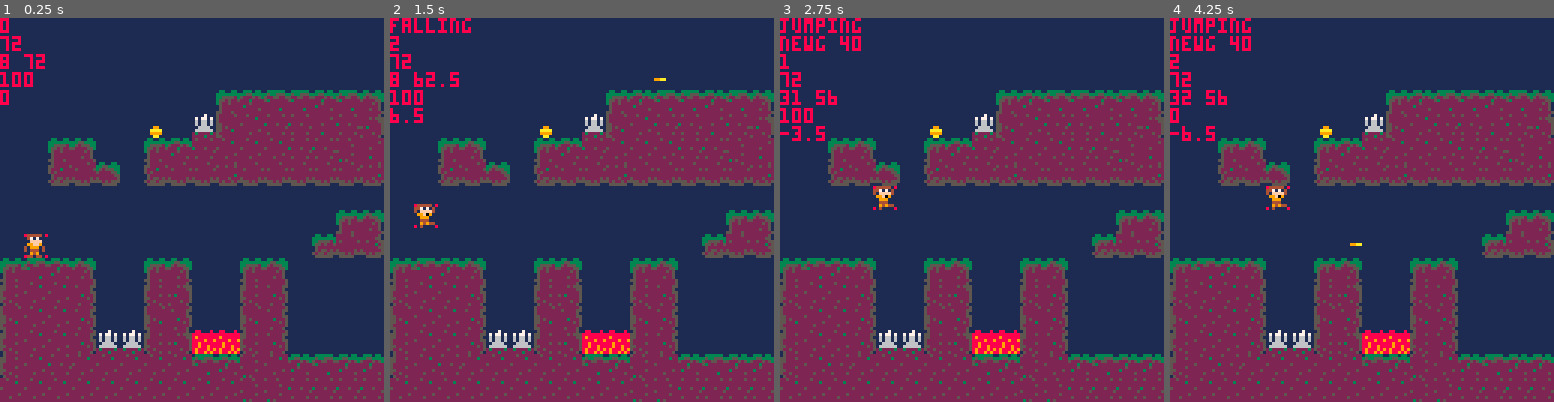
Above: before the commit, frames 1-4 (left to right).
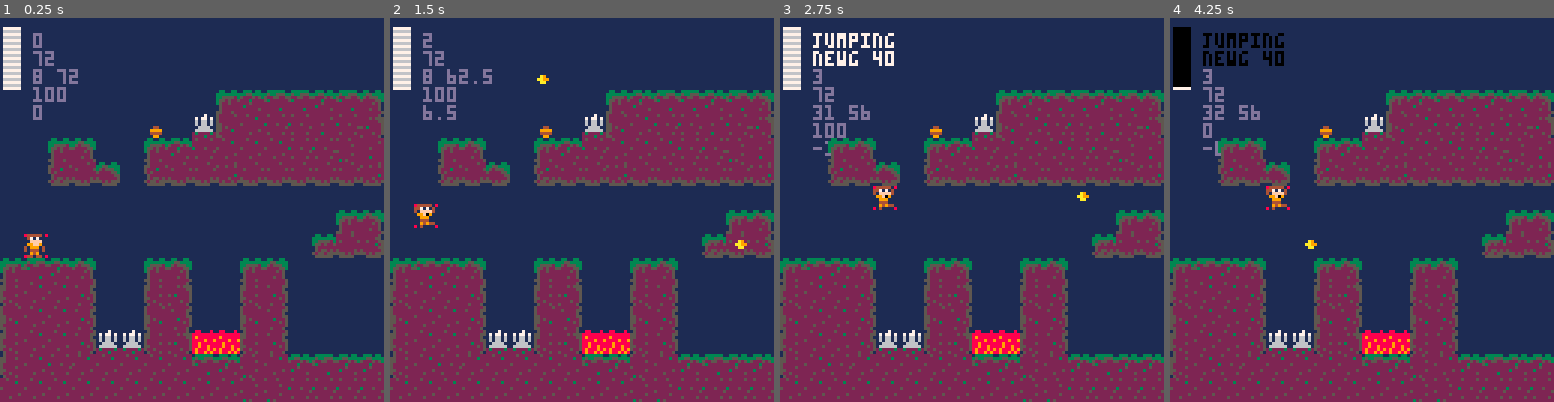
Above: after the commit, the same moments.

Repository: RicoP/picowiese
Game: PICO-8 cartridge mmm.p8
The game is run twice, just before and just after one commit, with the same random seed, the same clock (stepped at 60 frames per second) and the same inputs.
Inputs:
- Up to frame 1 (0.25 s): no input
- Up to frame 2 (1.5 s): tap X (X key) at 0.33, 1.07 s; tap O (Z key) at 0.7 s
- Up to frame 3 (2.75 s): hold Right 1.6-2.1 s; tap O (Z key) at 1.7, 2.1, 2.5 s; tap X (X key) at 1.85 s; hold Up 2.15-2.42 s; hold Right from 2.47 s (still down)
- Up to frame 4 (4.25 s): tap O (Z key) every 0.4 s from 2.9 to 4.1 s; tap X (X key) at 2.97, 4.08 s; release Right at 3.03 s; hold Left 3.08-3.58 s; hold Down 3.63-3.97 s; hold Right from 4.02 s (still down)

The runs differ from the first frame. In frame 1, 1.8% of the frame differs, in the area x 0-43%, y 0-32%; in frame 2, 2.7%; in frame 3, 3.5%, in the area x 0-81%, y 0-48%; in frame 4, 3.4%.

Commit message:
minor improvements

Diff:
--- a/mmm.p8
+++ b/mmm.p8
@@ -44,7 +44,7 @@
 g_frame = 0
 
 tile_melon = 32
-melon_speed = 6
+melon_speed = 3
 
 -->8
 -- native functions
@@ -64,10 +64,8 @@
 end
 
 function _init()
- print("init")
-
- for x = 0,127 do
-  for y = 0,31 do
+ for y = 0,63 do
+  for x = 0,127 do
    local t = mget(x,y)
    if t == p_state_stand then
     mset(x,y,0)
@@ -97,6 +95,7 @@
 
  camera()
  cls(1)
+ cursor(11,5)
  btn_update()
  p.state = p_state_stand
 
@@ -108,6 +107,7 @@
  if btnd(❎) then
   local melon = {x=p.x, y=p.y}
   melon.direction = p.direction
+  melon.player = true
   add(melons, melon)
   sfx(0)
  end
@@ -133,10 +133,11 @@
 
  for e in all(enemies) do
   if abs(e.x-p.x) <= 8 and abs(e.y-p.y) <= 8 then
-   hurt_hero(20)
-  end
- end
-
+   hurt_hero(9)
+  end
+ end
+
+ color(13)
  print(#melons)
  print(p.groundlevel)
  print(p.x .. " " .. p.y)
@@ -180,6 +181,10 @@
  pset(p.x+7, p.y+7, 8)
 
  camera()
+
+ --ui
+ draw_healthbar()
+
  for i = 1,15 do
   local g = calc_char_groundlevel(p.x,8*i,8)
   --line(0, g, 128, g, i)
@@ -228,7 +233,7 @@
 
  if p.jumpvel <= 0 then return end
 
- print("falling")
+ --print("falling")
 
  p.y += p.jumpvel
 
@@ -371,7 +376,15 @@
  spr(p_frame, p.x, p.y, 1, 1, p.direction == -1)
 end
 
-
+function draw_healthbar()
+ local h = 20
+ for y=0,h do
+  local c
+  if (h * (p.health / 100.0))<y then c=0 else c=6 end
+  if c == 6 and y % 2 == 0 then c = 7 end
+  line(1,h-y+3,6,h-y+3, c)
+ end
+end
 __gfx__
 00000000e44444eee44444eee44444eee44444ee0330033003330330033333300330033003300330033303300333333003300330000000000000000000000000
 00000000e47171ee4471714ee47171eee47171ee3333333333553333353355533355333333333333335533333533555333553333000000000000000000000000
@@ -385,15 +398,15 @@
 eeeeeeeee47171ee447171eee47171eee47171ee5222222222222322222222222522225500000000000000000000000000000000000000000000000000000000
 eeeeeeeeeeffffee4effffeeeeffffeeeeffffee5222222222222222222225222222225000000000000000000000000000000000000000000000000000000000
 eeeeeeeee99ff944e99f0944449ff944e49ff9445522222252222222222222222222225500000000000000000000000000000000000000000000000000000000
-eee99eee4e999eeeee999eee4ee99eeee4e99eee5525222222222222522222222223222500000000000000000000000000000000000000000000000000000000
-eeaaaaee4e444eeeee444eeeeee49eeeeee94eee5522232222222252222225222222252500000000000000000000000000000000000000000000000000000000
-ee9999eeee949eeeee94944ee4994eeeee4994ee5222222222252222222222222222222500000000000000000000000000000000000000000000000000000000
-eeeaaeeee44e44eeee4eeeeee44e44eeee44e44e5522222222222222232522222252225000000000000000000000000000000000000000000000000000000000
+eee44eee4e999eeeee999eee4ee99eeee4e99eee5525222222222222522222222223222500000000000000000000000000000000000000000000000000000000
+ee9999ee4e444eeeee444eeeeee49eeeeee94eee5522232222222252222225222222252500000000000000000000000000000000000000000000000000000000
+ee4444eeee949eeeee94944ee4994eeeee4994ee5222222222252222222222222222222500000000000000000000000000000000000000000000000000000000
+eee99eeee44e44eeee4eeeeee44e44eeee44e44e5522222222222222232522222252225000000000000000000000000000000000000000000000000000000000
 eeeeeeee00007000e44444ee00000000000000000522222225222252222222222222225000000000000000000000000000000000000000000000000000000000
 eeeeeeee07077070e47878ee00000000000000005522252222222222222222522225255500000000000000000000000000000000000000000000000000000000
-eeeeeeee06066060eeff0fee00000000000000005522222222222222222222222222225500000000000000000000000000000000000000000000000000000000
-ee99aaee06066060e99f09ee00000000000000005222222232225222222522222222222500000000000000000000000000000000000000000000000000000000
-eeeeeeee006666004e999e4e00000000000000005222252222222225222222225232222500000000000000000000000000000000000000000000000000000000
+eeea9eee06066060eeff0fee00000000000000005522222222222222222222222222225500000000000000000000000000000000000000000000000000000000
+eeaa99ee06066060e99f09ee00000000000000005222222232225222222522222222222500000000000000000000000000000000000000000000000000000000
+eeeaaeee006666004e999e4e00000000000000005222252222222225222222225232222500000000000000000000000000000000000000000000000000000000
 eeeeeeee066666604e444e4e00000000000000005522222222222222222222222222222500000000000000000000000000000000000000000000000000000000
 eeeeeeee23222232ee949eee00000000000000005225222225222252222322222222522500000000000000000000000000000000000000000000000000000000
 eeeeeeee22223222e44e44ee00000000000000000522252222222222222222225222225000000000000000000000000000000000000000000000000000000000
@@ -462,8 +475,8 @@
 0507060800000508000005080000000000000000000000000000000000000000000000000000000000000000000000000000000000000000000000000000000000000000000000000000000000000000000000000000000000000000000000000000000000000000000000000000000000000000000000000000000000000000
 2516161800002528000025180000000000000000000000000000000000000000000000000000000000000000000000000000000000000000000000000000000000000000000000000000000000000000000000000000000000000000000000000000000000000000000000000000000000000000000000000000000000000000
 1516161800001518000015180000000000000000000000000000000000000000000000000000000000000000000000000000000000000000000000000000000000000000000000000000000000000000000000000000000000000000000000000000000000000000000000000000000000000000000000000000000000000000
-2516161821212528313125180000000000000000000080000000000000000000000000000000000000000000000000000000000000000000000000000000000000000000000000000000000000000000000000000000000000000000000000000000000000000000000000000000000000000000000000000000000000000000
-2516261616161616070617160607060606070607060607070606070606070707060706070607000000000000000000000000000000000000000000000000000000000000000000000000000000000000000000000000000000000000000000000000000000000000000000000000000000000000000000000000000000000000
+2516161821212528313125180000000000000000000080000000050800000000000000000000000000000000000000000000000000000000000000000000000000000000000000000000000000000000000000000000000000000000000000000000000000000000000000000000000000000000000000000000000000000000
+2516261616161616070617160607060606070607060607070606161706070707060706070607000000000000000000000000000000000000000000000000000000000000000000000000000000000000000000000000000000000000000000000000000000000000000000000000000000000000000000000000000000000000
 1616161616161616161617172626262617172626171717261717261727261727171717171717000000000000000000000000000000000000000000000000000000000000000000000000000000000000000000000000000000000000000000000000000000000000000000000000000000000000000000000000000000000000
 
 
